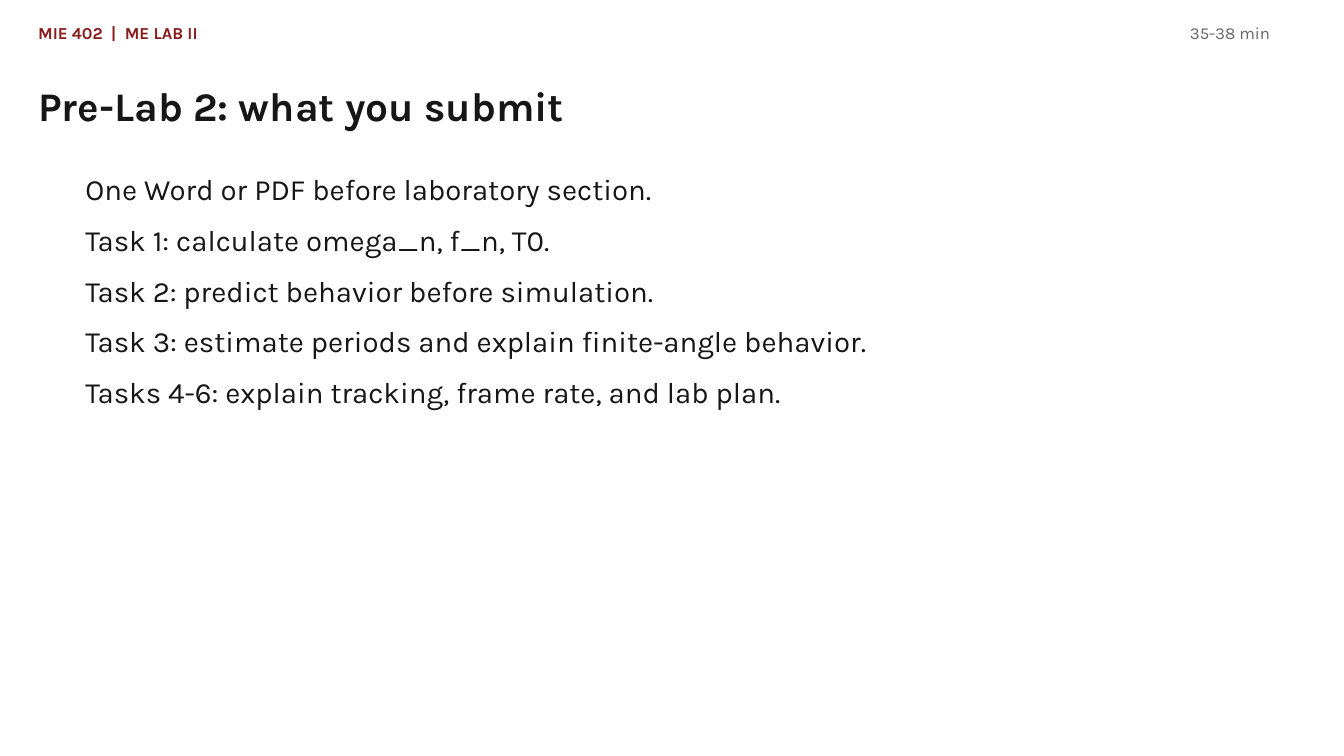
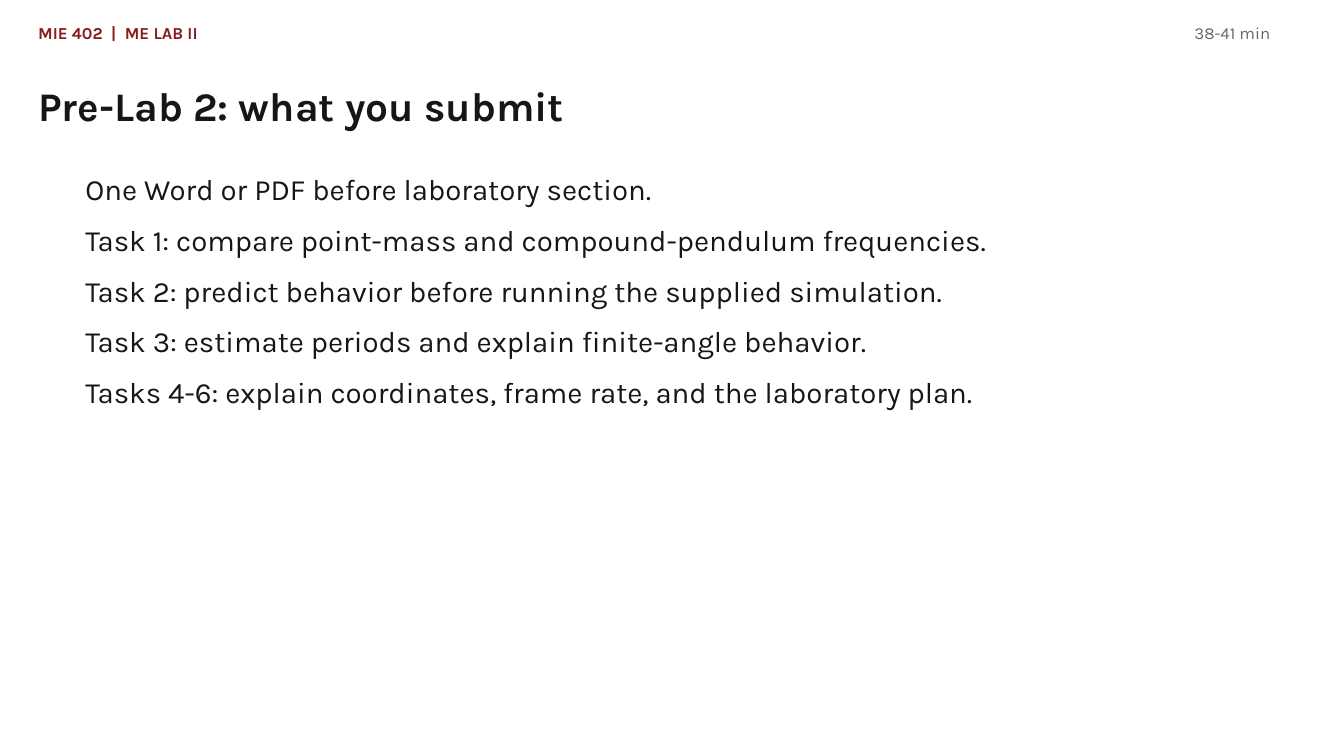
Before and after one commit to Ehsan-Roohi/MIE402-Lab, a slide deck: slide 19 of site/docs/MIE402_Lecture03_Single_Pendulum_PreLab2_Fall2026.pptx (slide 18 before the commit). Drawn at 1344x756 pixels with LibreOffice and Linux fonts; fonts in the diff are those of the drawing. Boxes give left, top, right and bottom in pixels: in the first picture for what was removed or moved away, otherwise in the second. Text is boxed around its words. In the diff, an @@ line names an element or a change of style, - is before the commit and + after.

```diff
--- a/site/docs/MIE402_Lecture03_Single_Pendulum_PreLab2_Fall2026.pptx
+++ b/site/docs/MIE402_Lecture03_Single_Pendulum_PreLab2_Fall2026.pptx
@@ text at [1194,27,1270,39]: text changed @@
-35-38 min
+38-41 min
@@ text at [85,230,986,309]: text changed @@
-Task 1: calculate omega_n, f_n, T0.
-Task 2: predict behavior before simulation.
+Task 1: compare point-mass and compound-pendulum frequencies.
+Task 2: predict behavior before running the supplied simulation.
@@ text at [85,382,973,410]: text changed @@
-Tasks 4-6: explain tracking, frame rate, and lab plan.
+Tasks 4-6: explain coordinates, frame rate, and the laboratory plan.
```
Also in this commit, not shown: 18 other slides changed, 2 slides added, 1 slide removed, 7 other files.
